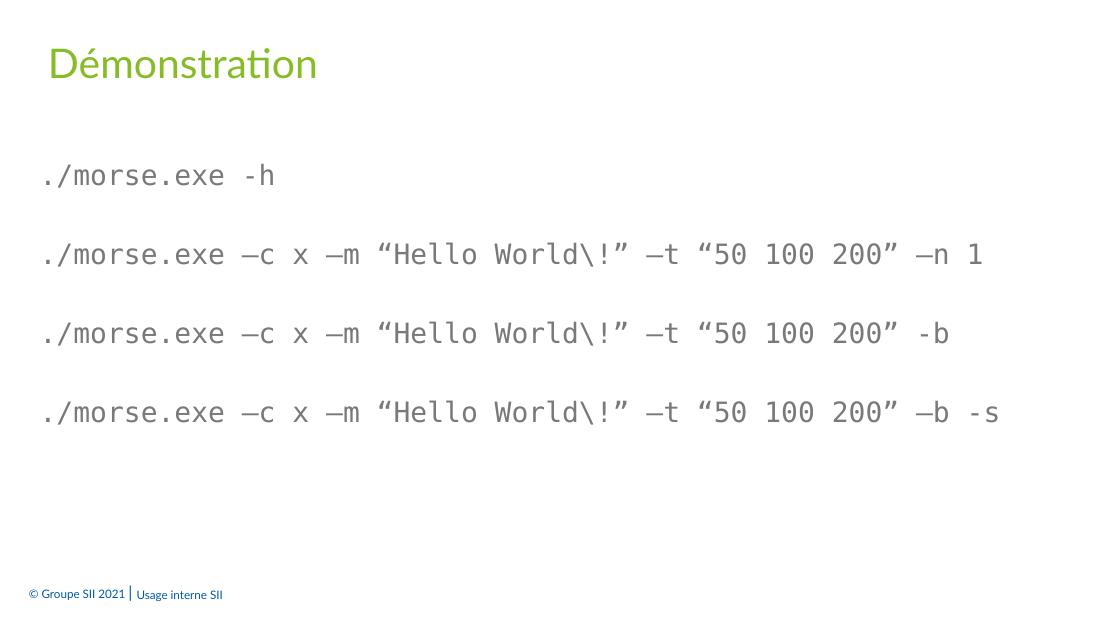
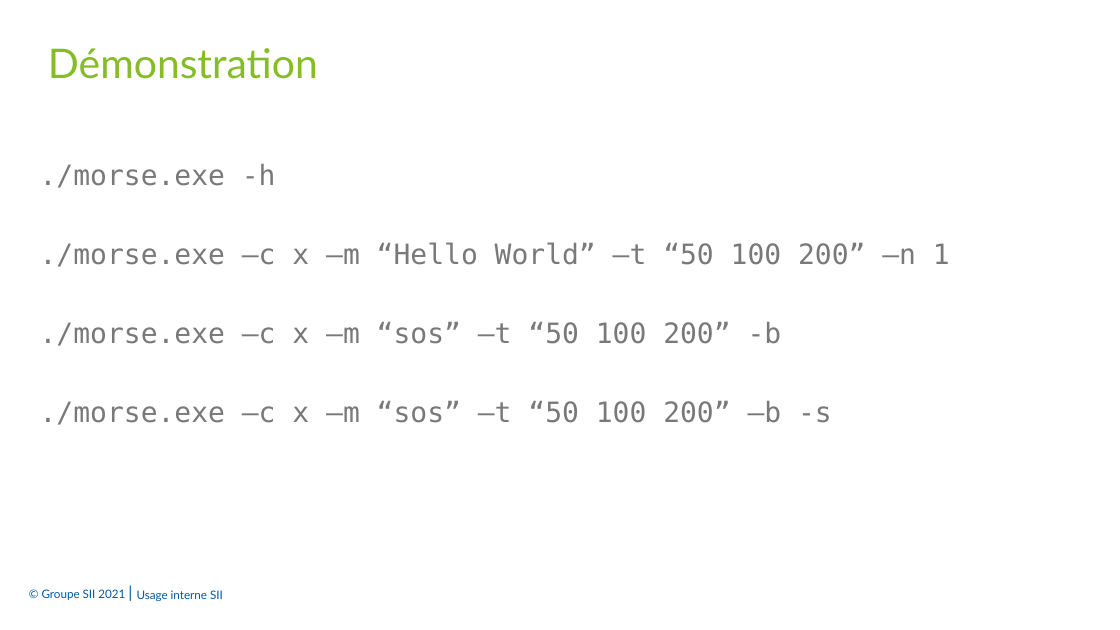
Before and after one commit to FufuAkuseru/TP-morse, a slide deck: slide 15 of presentation_finale.pptm. Drawn at 1120x630 pixels with LibreOffice and Linux fonts; fonts in the diff are those of the drawing; background and template pictures are left out. Boxes give left, top, right and bottom in pixels: in the first picture for what was removed or moved away, otherwise in the second. Text is boxed around its words. In the diff, an @@ line names an element or a change of style, - is before the commit and + after.

Commit message:
changing message

```diff
--- a/presentation_finale.pptm
+++ b/presentation_finale.pptm
@@ text at <box>40,242,950,267</box>: text changed @@
-./morse.exe –c x –m “Hello World\!” –t “50 100 200” –n 1
+./morse.exe –c x –m “Hello World” –t “50 100 200” –n 1
@@ text at <box>40,322,782,346</box>: text changed @@
-./morse.exe –c x –m “Hello World\!” –t “50 100 200” -b
+./morse.exe –c x –m “sos” –t “50 100 200” -b
@@ text at <box>40,401,832,425</box>: text changed @@
-./morse.exe –c x –m “Hello World\!” –t “50 100 200” –b -s
+./morse.exe –c x –m “sos” –t “50 100 200” –b -s
```
